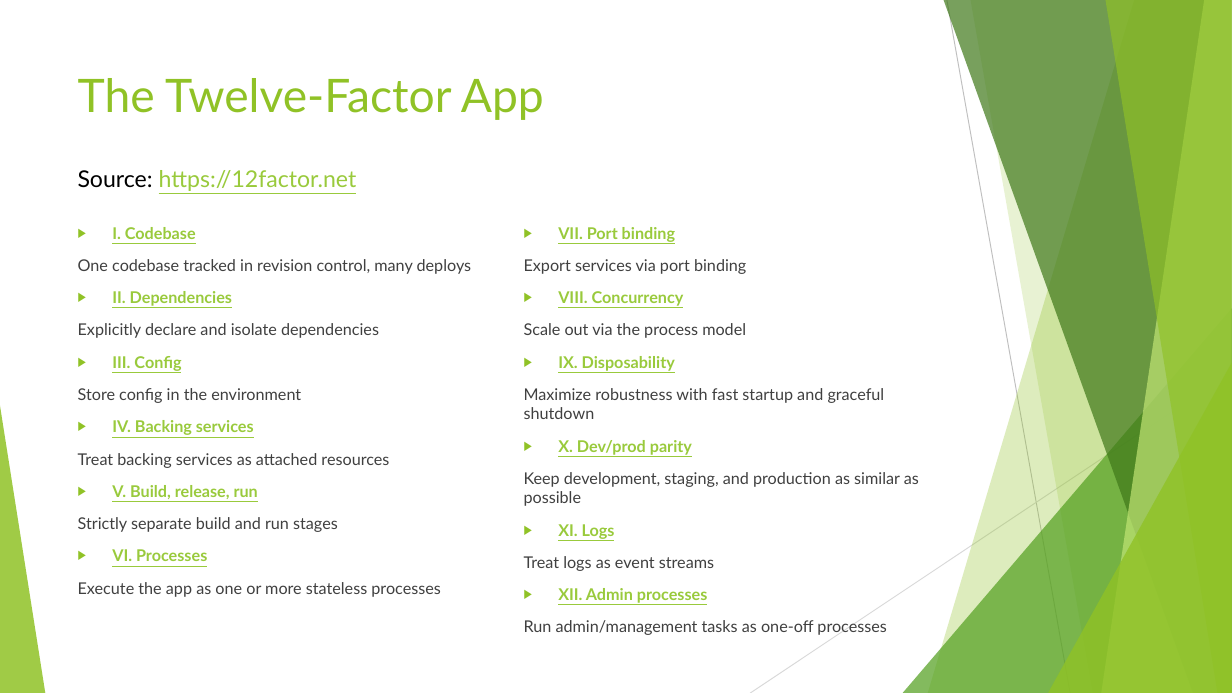
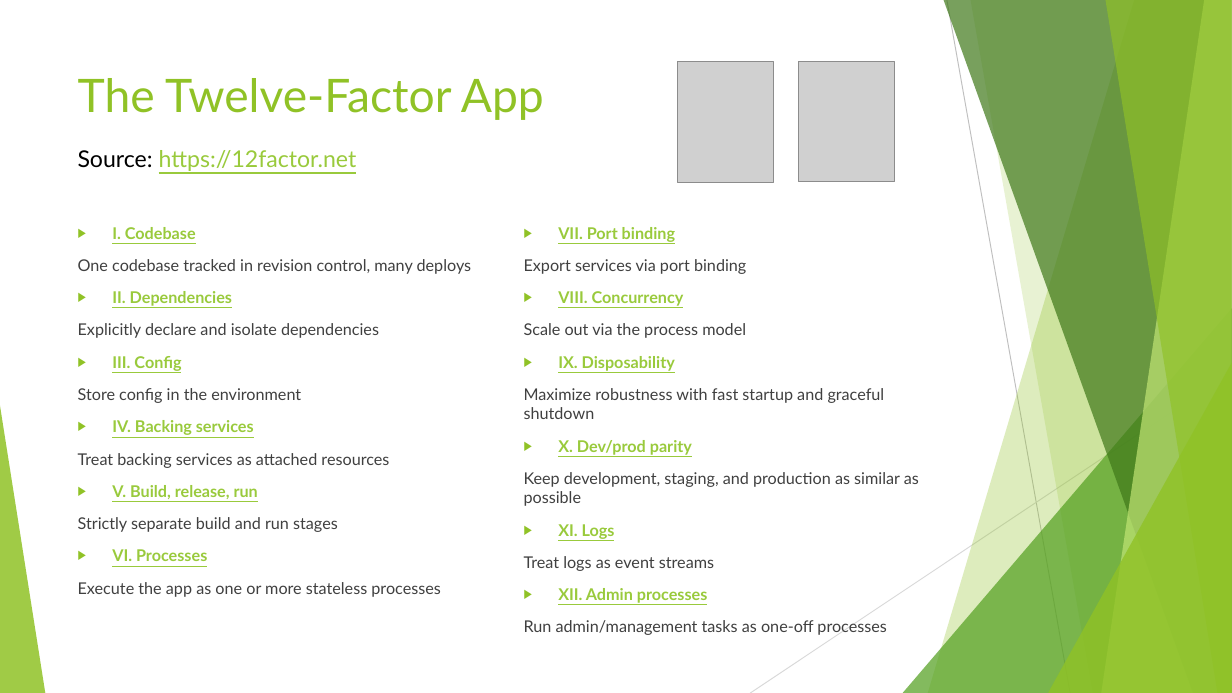
Before and after one commit to dsosedov/event-driven-arch-demo, a slide deck: slide 3 of doc/deck.pptx. Drawn at 1232x693 pixels with LibreOffice and Linux fonts; fonts in the diff are those of the drawing; grey boxes stand for pictures. Boxes give left, top, right and bottom in pixels: in the first picture for what was removed or moved away, otherwise in the second. Text is boxed around its words. In the diff, an @@ line names an element or a change of style, - is before the commit and + after.

```diff
--- a/doc/deck.pptx
+++ b/doc/deck.pptx
@@ picture added at box(677, 62, 774, 182) @@
@@ picture added at box(799, 62, 896, 182) @@
@@ text "Source: https://12factor.net": place and size @@
-text "Source: https://12factor.net" at box(78, 170, 357, 191)
+text "Source: https://12factor.net" at box(78, 150, 357, 171)
```
Also in this commit, not shown: 2 other slides changed.
